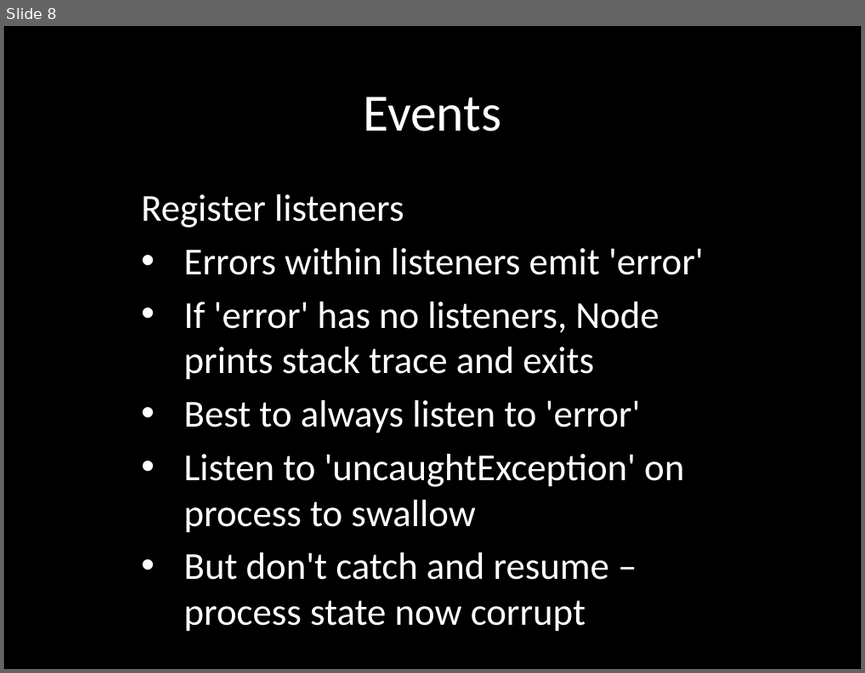
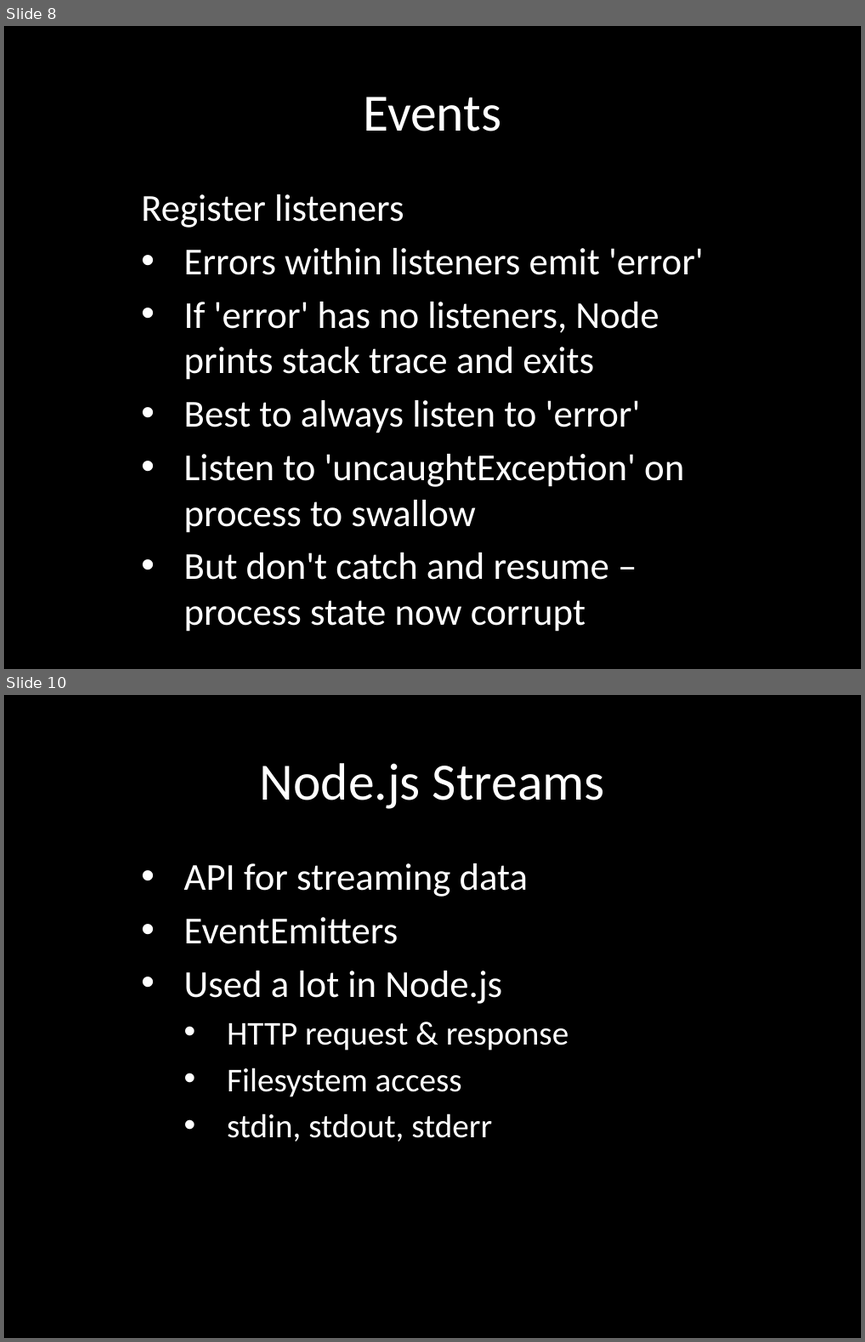
Before and after one commit to eliasjames/training-node, a slide deck: slides/Node Slides Day 2.pptx. Shown one above the other, each under a label of ours: slide 8 before the commit, slides 8 and 10 after it; the slides between them are not shown. The pictures are 865x673 and 865x1342 pixels, drawn with LibreOffice and Linux fonts; fonts in the diff are those of the drawing. Boxes give left, top, right and bottom in pixels: in the first picture for what was removed or moved away, otherwise in the second. Text is boxed around its words. In the diff, an @@ line names an element or a change of style, - is before the commit and + after.

Commit message:
Day 2 slides: events, streams, process

```diff
--- a/slides/Node Slides Day 2.pptx
+++ b/slides/Node Slides Day 2.pptx
@@ slide 10 added at [4, 695, 861, 1338], background #000000 @@
@@ title added at [259, 763, 605, 809], 44 pt, text #FFFFFF @@
+Node.js Streams
@@ subtitle added at [184, 863, 568, 1141], 28 pt, text #FFFFFF @@
+• API for streaming data
+• EventEmitters
+• Used a lot in Node.js
+  • HTTP request & response
+  • Filesystem access
+  • stdin, stdout, stderr
```
Also in this commit, not shown: 14 other slides added.
